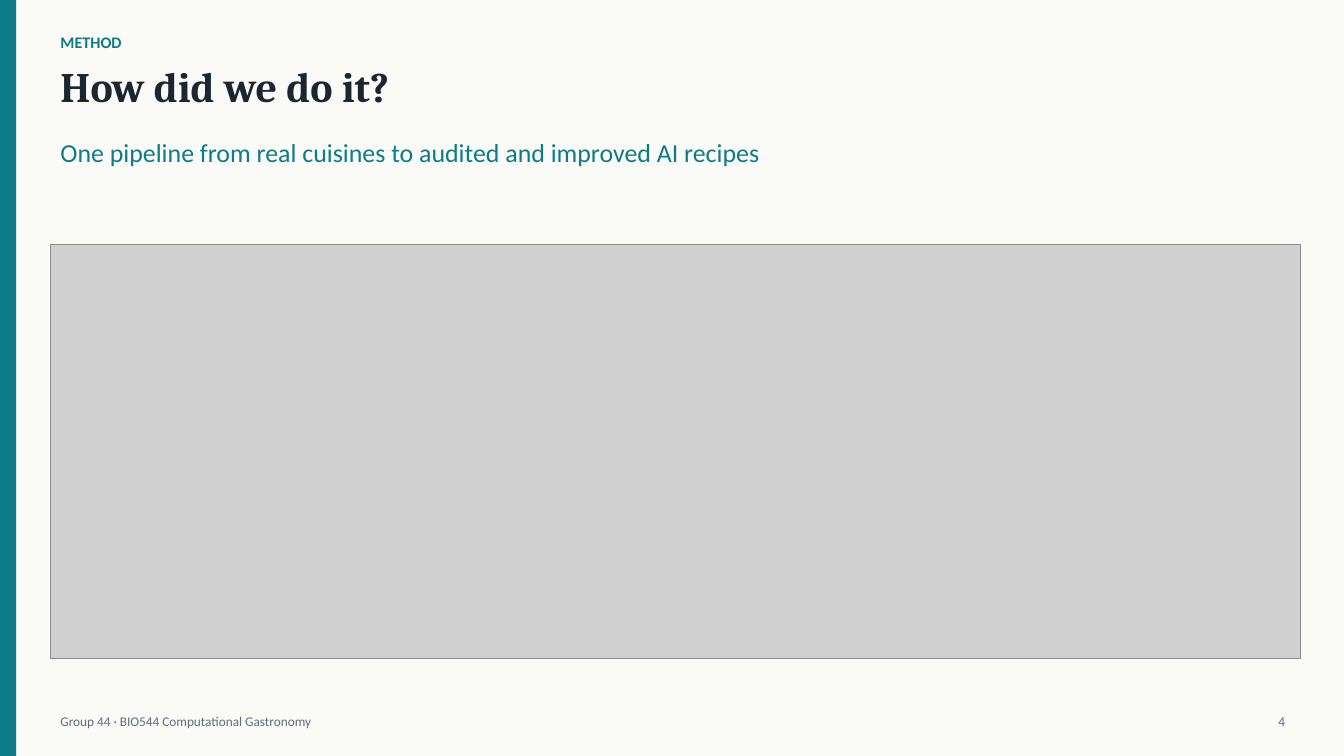
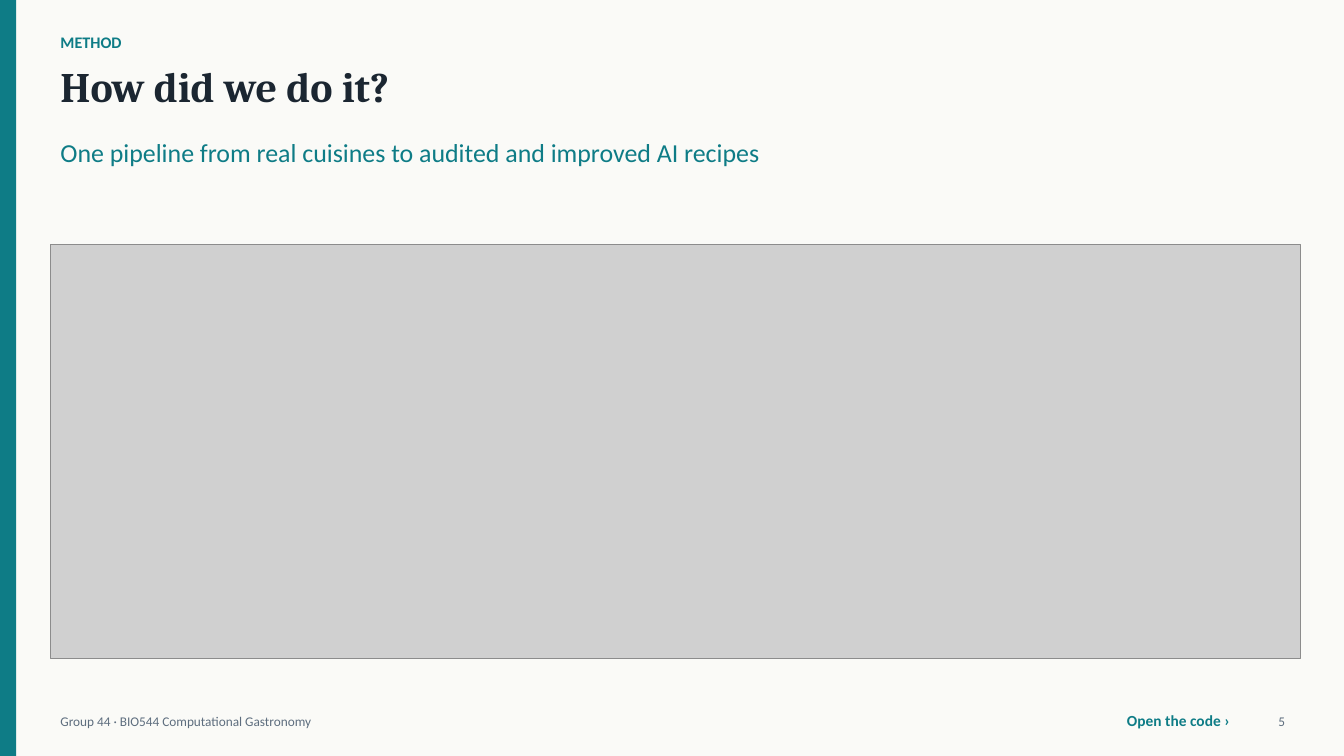
Before and after one commit to Nishant7p/CGAS-Project, a slide deck: slide 5 of deliverables/Group44_BIO544_slides.pptx (slide 4 before the commit). Drawn at 1344x756 pixels with LibreOffice and Linux fonts; fonts in the diff are those of the drawing; grey boxes stand for pictures. Boxes give left, top, right and bottom in pixels: in the first picture for what was removed or moved away, otherwise in the second. Text is boxed around its words. In the diff, an @@ line names an element or a change of style, - is before the commit and + after.

```diff
--- a/deliverables/Group44_BIO544_slides.pptx
+++ b/deliverables/Group44_BIO544_slides.pptx
@@ text added at (x1=1127, y1=715, x2=1221, y2=729), 11 pt, text #0E7C86, bold @@
+Open the code ›
@@ text at (x1=1278, y1=717, x2=1285, y2=726): text changed @@
-4
+5
```
Also in this commit, not shown: 20 other slides changed, 2 slides added, 1 slide removed, 27 other files.
